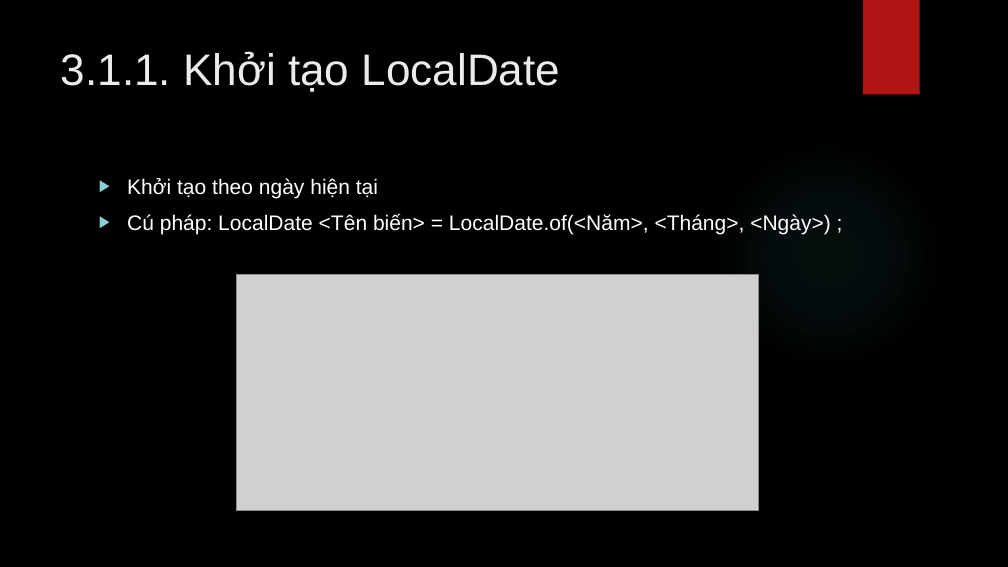
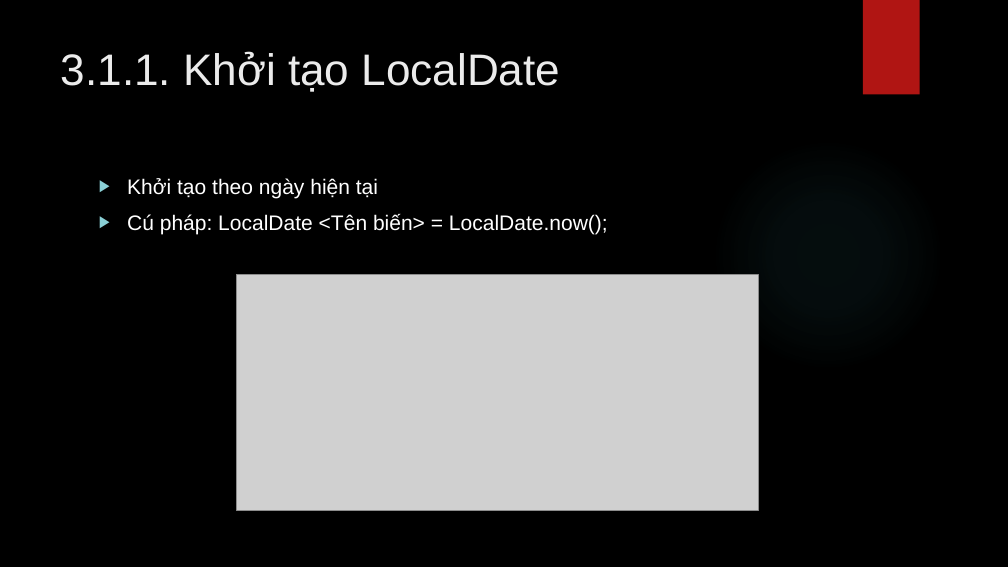
Before and after one commit to lequochai26/GDUTraining_Basic_Java_Web_Development, a slide deck: slide 23 of Slides/Day_4_2.pptx (slide 22 before the commit). Drawn at 1008x567 pixels with LibreOffice and Linux fonts; fonts in the diff are those of the drawing; grey boxes stand for pictures; background and template pictures are left out. Boxes give left, top, right and bottom in pixels: in the first picture for what was removed or moved away, otherwise in the second. Text is boxed around its words. In the diff, an @@ line names an element or a change of style, - is before the commit and + after.

```diff
--- a/Slides/Day_4_2.pptx
+++ b/Slides/Day_4_2.pptx
@@ text at (127, 214, 608, 234): text changed @@
-▶ Cú pháp: LocalDate <Tên biến> = LocalDate.of(<Năm>, <Tháng>, <Ngày>) ;
+▶ Cú pháp: LocalDate <Tên biến> = LocalDate.now();
```
Also in this commit, not shown: 1 other slide changed, 1 slide added.
